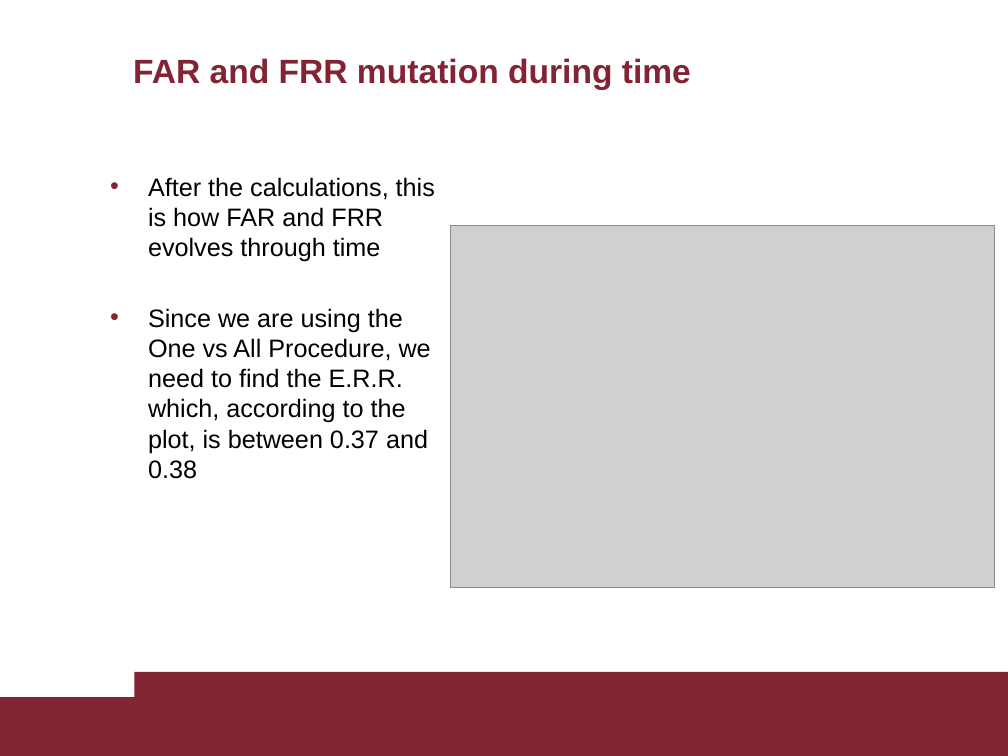
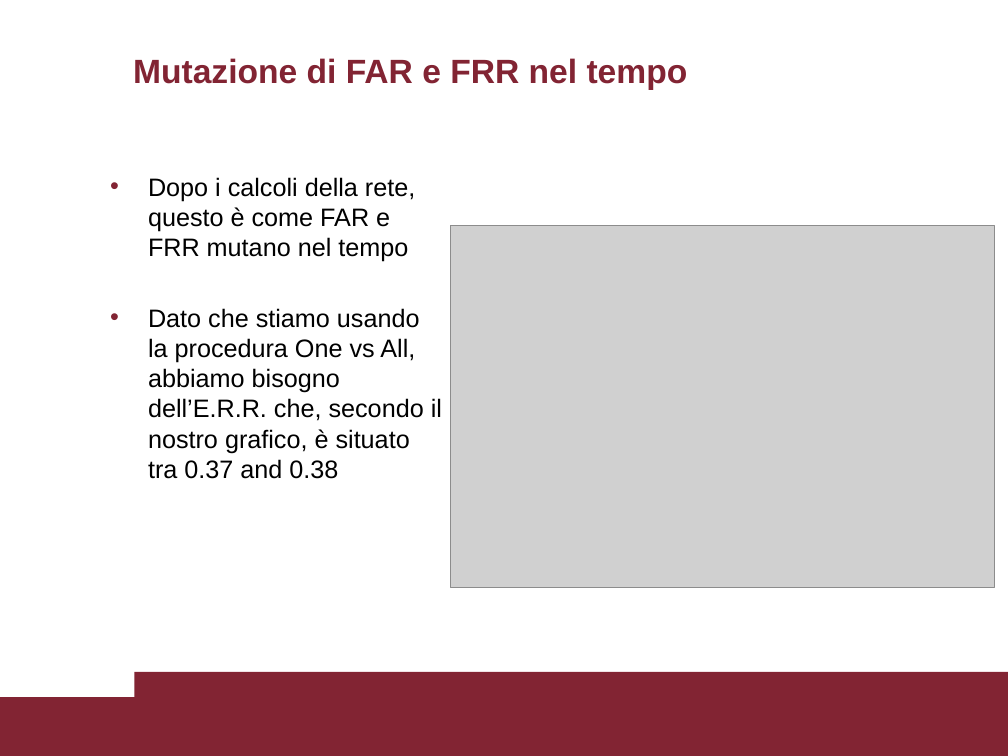
Before and after one commit to TarazGr/BSProj, a slide deck: slide 20 of Siamese Networks and Image Verification.pptx. Drawn at 1008x756 pixels with LibreOffice and Linux fonts; fonts in the diff are those of the drawing; grey boxes stand for pictures. Boxes give left, top, right and bottom in pixels: in the first picture for what was removed or moved away, otherwise in the second. Text is boxed around its words. In the diff, an @@ line names an element or a change of style, - is before the commit and + after.

```diff
--- a/Siamese Networks and Image Verification.pptx
+++ b/Siamese Networks and Image Verification.pptx
@@ title at [133, 58, 688, 90]: text changed @@
-FAR and FRR mutation during time
+Mutazione di FAR e FRR nel tempo
@@ text at [148, 177, 442, 479]: text changed @@
-• After the calculations, this is how FAR and FRR evolves through time
-• Since we are using the One vs All Procedure, we need to find the E.R.R. which, according to the plot, is between 0.37 and 0.38
+• Dopo i calcoli della rete, questo è come FAR e FRR mutano nel tempo
+• Dato che stiamo usando la procedura One vs All, abbiamo bisogno dell’E.R.R. che, secondo il nostro grafico, è situato tra 0.37 and 0.38
```
Also in this commit, not shown: 19 other slides changed, 2 other files.
